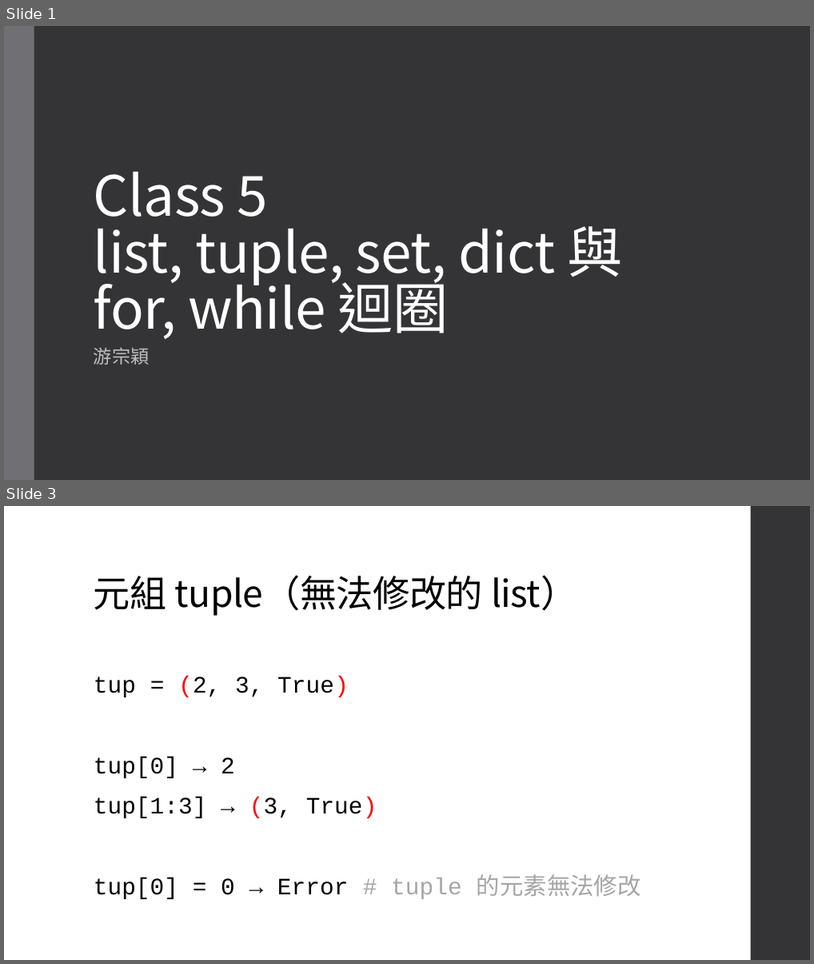
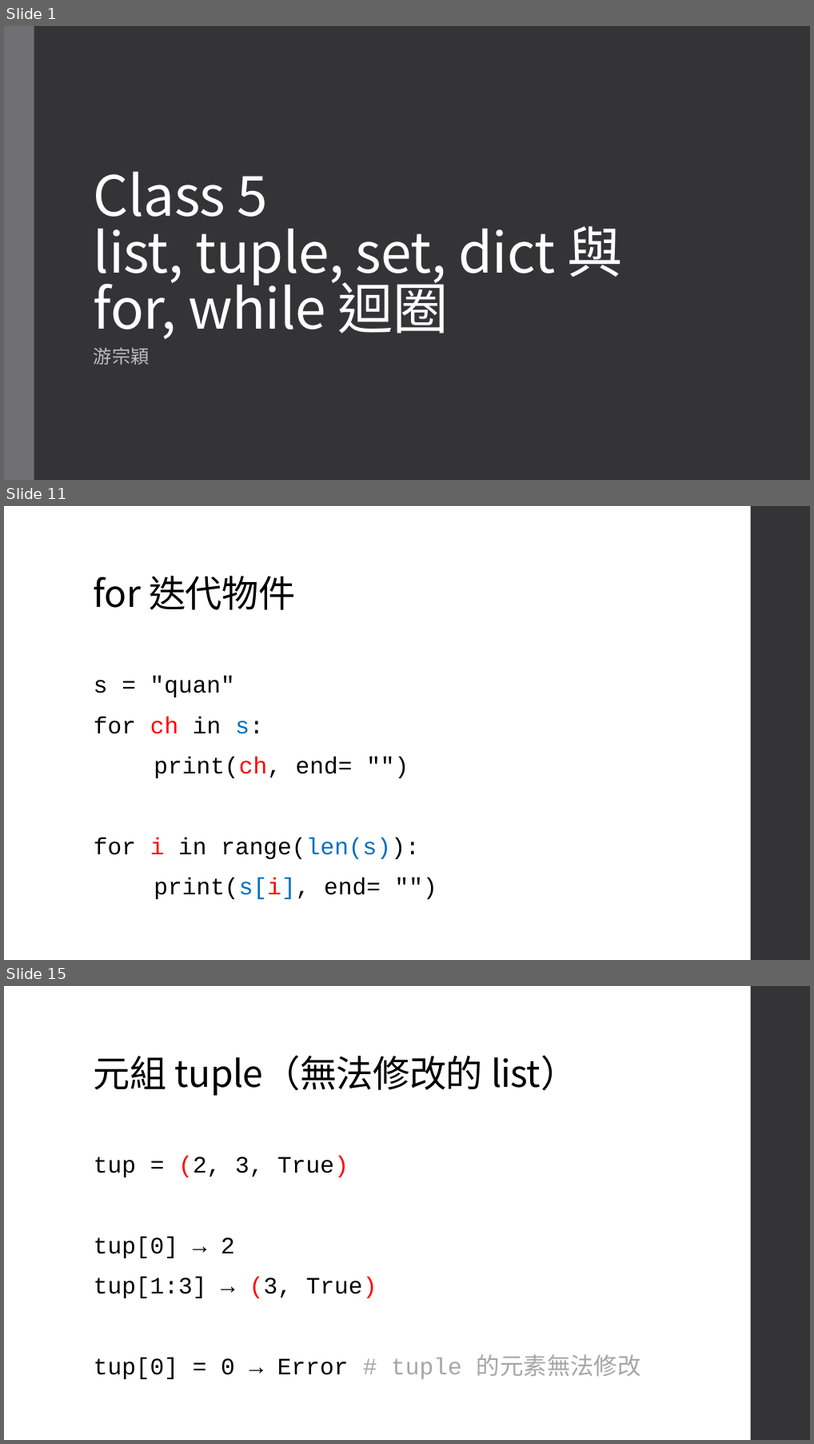
Before and after one commit to an920107/ServiceLearning, a slide deck: Class 5.pptx. Shown one above the other, each under a label of ours: slides 1 and 3 before the commit, slides 1, 11 and 15 after it; the slides between them are not shown. The pictures are 814x964 and 814x1444 pixels, drawn with LibreOffice and Linux fonts; fonts in the diff are those of the drawing. Boxes give left, top, right and bottom in pixels: in the first picture for what was removed or moved away, otherwise in the second. Text is boxed around its words. In the diff, an @@ line names an element or a change of style, - is before the commit and + after.

```diff
--- a/Class 5.pptx
+++ b/Class 5.pptx
@@ slide 11 added at [4,506,810,960], background #FFFFFF; not listed: 1 template element that a slide beside it also shows @@
@@ title added at [94,576,295,610], 44 pt, text #000000 @@
+for 迭代物件
@@ text added at [94,676,419,899], 28 pt, text #000000 @@
+s = "quan"
+for ch in s:
+print(ch, end= "")
+for i in range(len(s)):
+print(s[i], end= "")
@@ what was slide 3 is now slide 15 @@
```
Also in this commit, not shown: 2 slides changed, 13 other slides added.
